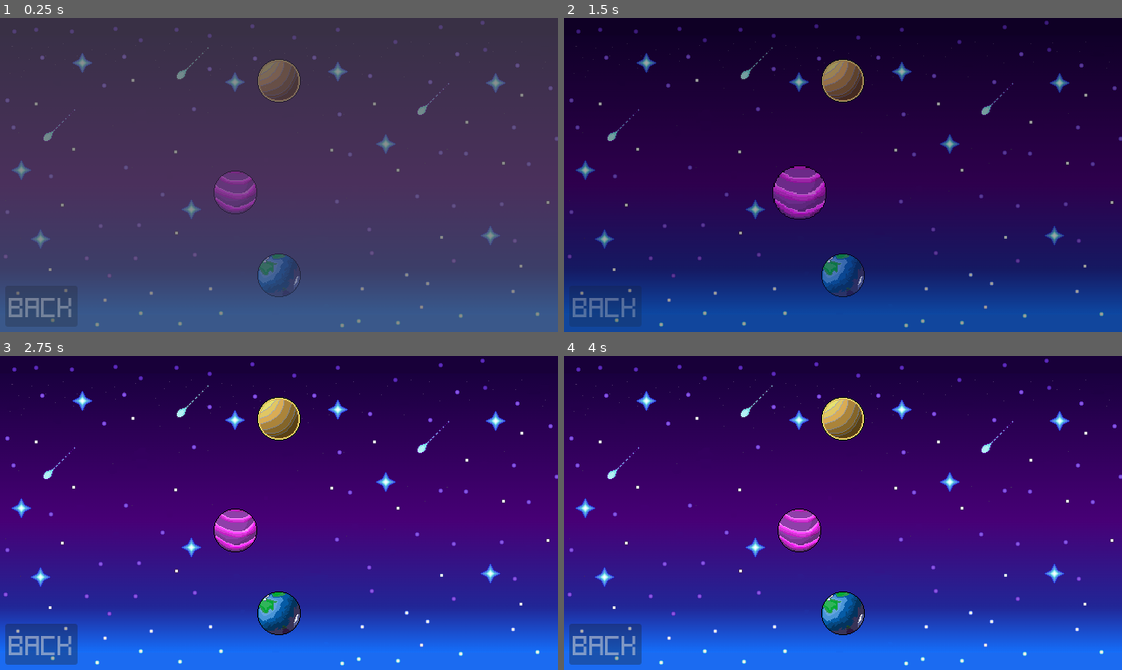
Above: before the commit, frames 1-4 (two rows, left to right).
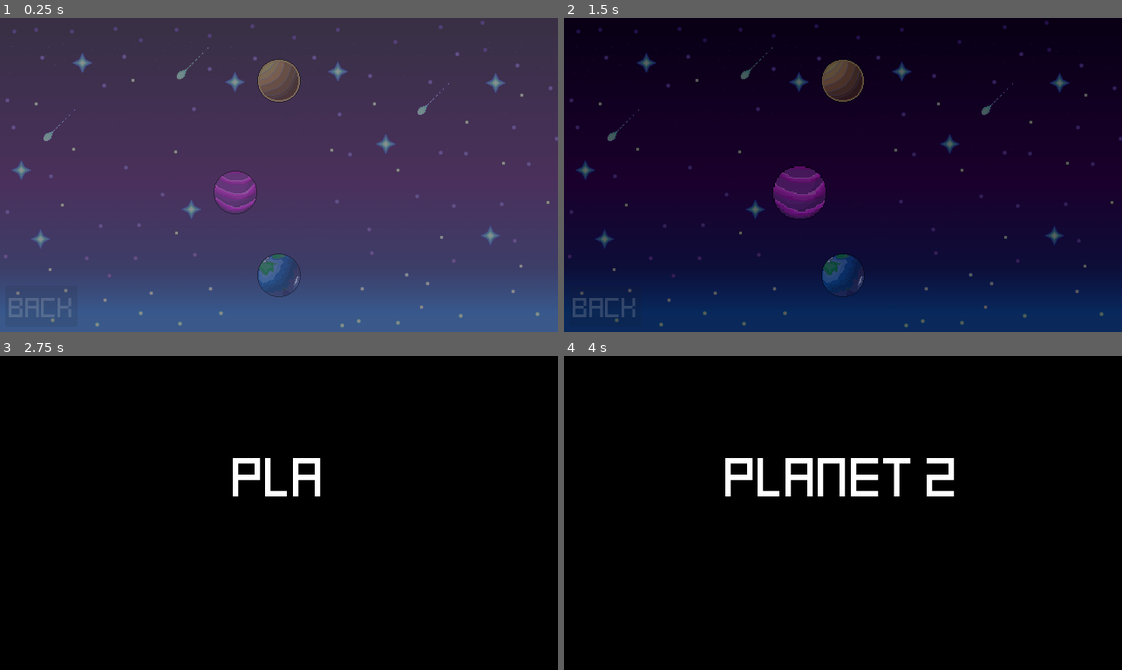
Above: after the commit, the same moments.

Repository: Hyper-Burner/GMTK-Game-Jam-2024
Game: Godot game, scene res://Menu_Scenes/planets.tscn
Two runs of this game, one before a commit and one after it. Both use one fixed random seed, a clock stepped at 60 frames per second and the inputs below. This scene is started directly instead of the project's main scene.
Inputs (mouse positions are in pixels of both pictures, inside the frame that each line leads up to):
- Up to frame 1 (0.25 s): no input
- Up to frame 2 (1.5 s): click (843, 275) at 0.52 s; click (798, 193) at 1.27 s
- Up to frame 3 (2.75 s): tap Enter at 2 s; move the mouse to (251, 575) at 2.02 s; press the mouse at (251, 575) at 2.03 s; hold W (up) from 2.03 s (still down)
- Up to frame 4 (4 s): move the mouse to (1010, 560) at 2.77 s; release the mouse at (1010, 560) at 2.78 s; right-click (1010, 560) at 2.85 s; move the mouse to (675, 465) at 3.52 s; release W (up) at 3.53 s; hold A (left) from 3.53 s (still down); tap R (rotate) at 3.6 s

The runs differ from the first frame. In frame 1, 0.3% of the frame differs, in the area x 1-13%, y 89-96%; in frame 2, 73%; in frame 3, 100%, in the area x 0-100%, y 0-100%; in frame 4, 100%.

Commit message:
Updated Planet Select Screen

Diff:
--- a/Menu_Scenes/background.gd
+++ b/Menu_Scenes/background.gd
@@ -2,6 +2,12 @@
 
 func _ready() -> void:
 	modulate.a = 0
+	var button_list = get_children()
+	for but in button_list:
+		but.disabled = true
 	while modulate.a < 1:
 		await get_tree().create_timer(0.01).timeout
 		modulate.a += 0.025
+
+	for but in button_list:
+		but.disabled = false
--- a/Menu_Scenes/camera.gd
+++ b/Menu_Scenes/camera.gd
@@ -1,6 +1,11 @@
 extends Camera2D
 
-func fade_to_black() -> void:
+var planet1: String = "res://Planets/Planet1.tscn"
+var planet2: String = "res://Planets/Planet2.tscn"
+var planet3: String = "res://Planets/Planet3.tscn"
+# export character and ui here
+
+func fade_to_black() -> void: # fade screen to black before title display
 	get_node("BlackScreen").visible = true
 	var screenNode = get_parent().get_node("Background")
 	var button_list = screenNode.get_children()
@@ -10,7 +15,7 @@
 		await get_tree().create_timer(0.01).timeout
 		screenNode.modulate.a -= 0.05
 
-func display_title(toDisplay: String) -> void:
+func display_title(toDisplay: String) -> void: # display title char by char
 	await get_tree().create_timer(1).timeout
 	var title = get_node("Title")
 	title.visible = true
@@ -24,20 +29,25 @@
 		await get_tree().create_timer(0.01).timeout
 		title.modulate.a -= 0.05
 
+func load_scene(loadPlanet: String) -> void: # load scene after click on planet
+	get_parent().get_parent().add_child(load(loadPlanet).instantiate())
+	# load character and ui here
+	get_parent().queue_free()
+
 func _on_planet_1_button_down() -> void:
 	fade_to_black()
 	display_title("Planet 1:\nα-736")
 	await get_tree().create_timer(7).timeout
-	get_tree().change_scene_to_file("res://Planets/Planet1.tscn")
+	load_scene(planet1)
 
 func _on_planet_2_button_down() -> void:
 	fade_to_black()
 	display_title("Planet 2:\nβ-241")
 	await get_tree().create_timer(7).timeout
-	# Link to Planet 2 Scene here
+	load_scene(planet2)
 
 func _on_planet_3_button_down() -> void:
 	fade_to_black()
 	display_title("Planet 3:\nΣ-128")
 	await get_tree().create_timer(7).timeout
-	# Link to Planet 3 Scene here
+	load_scene(planet3)
